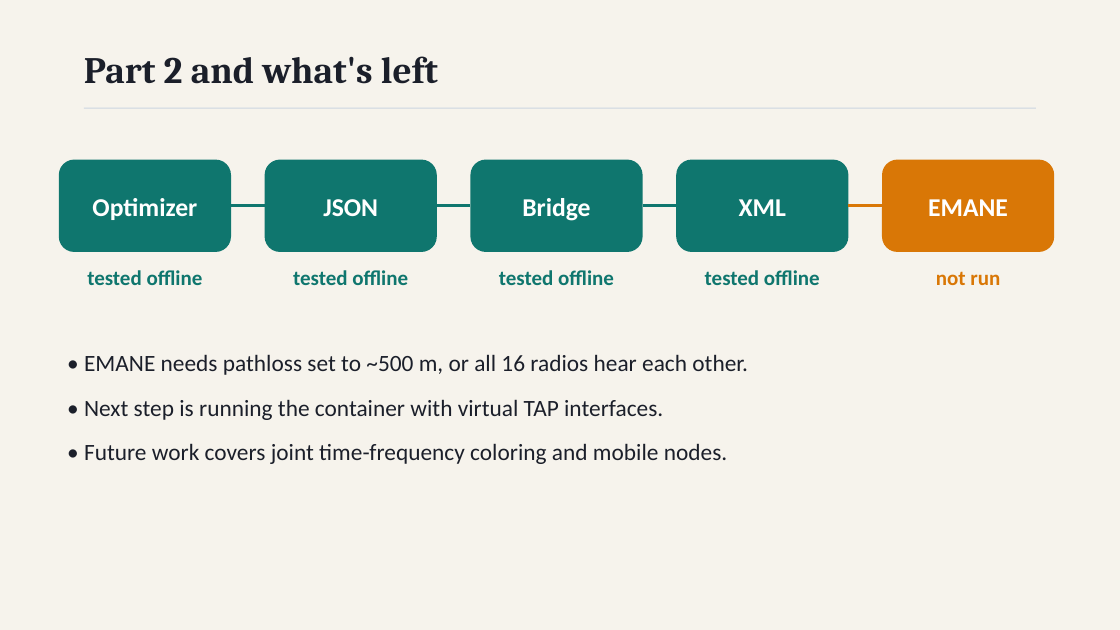
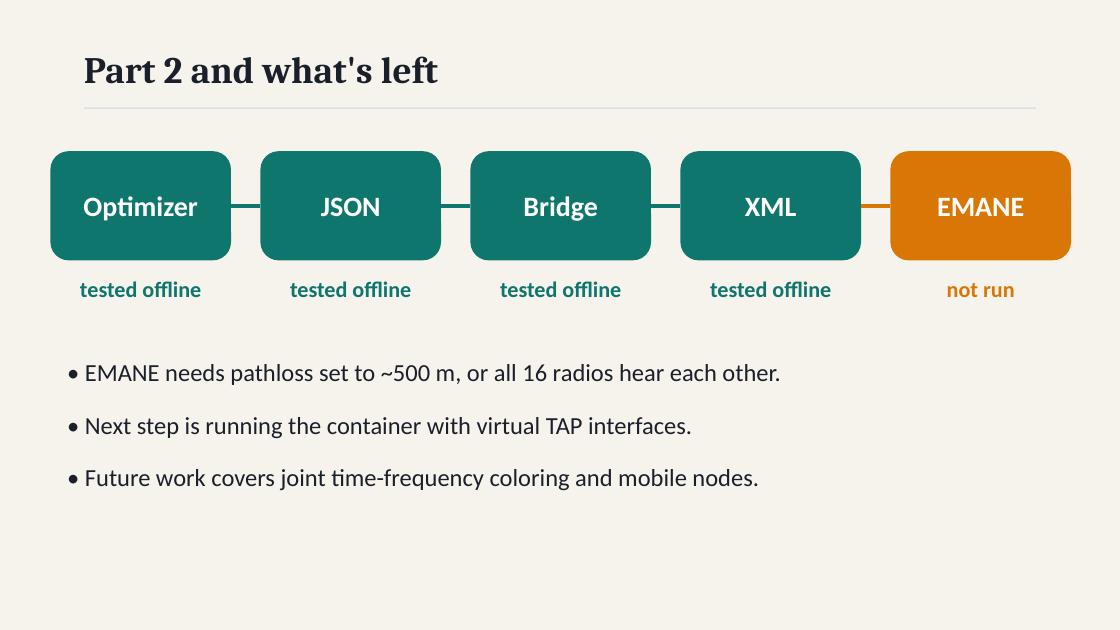
Before and after one commit to athishio/tdma-schedule-optimizer, a slide deck: slide 8 of docs/presentation.pptx. Drawn at 1120x630 pixels with LibreOffice and Linux fonts; fonts in the diff are those of the drawing. Boxes give left, top, right and bottom in pixels: in the first picture for what was removed or moved away, otherwise in the second. Text is boxed around its words. In the diff, an @@ line names an element or a change of style, - is before the commit and + after.

Commit message:
Apply final fixes to PDF design, presentation deck styling, and EMANE descriptions

```diff
--- a/docs/presentation.pptx
+++ b/docs/presentation.pptx
@@ rounded rectangle "Optimizer": place and size @@
-rounded rectangle "Optimizer" at (59,160,231,252)
+rounded rectangle "Optimizer" at (50,151,231,260)
@@ rounded rectangle "JSON": place and size @@
-rounded rectangle "JSON" at (265,160,437,252)
+rounded rectangle "JSON" at (260,151,441,260)
@@ rounded rectangle "Bridge": place and size @@
-rounded rectangle "Bridge" at (471,160,643,252)
+rounded rectangle "Bridge" at (471,151,651,260)
@@ rounded rectangle "XML": place and size @@
-rounded rectangle "XML" at (676,160,849,252)
+rounded rectangle "XML" at (681,151,861,260)
@@ size 22 to 24 pt in 5 elements at (260,151,441,260), (50,151,231,260), (471,151,651,260), (681,151,861,260), (891,151,1071,260) @@
@@ rounded rectangle "EMANE": place and size @@
-rounded rectangle "EMANE" at (882,160,1054,252)
+rounded rectangle "EMANE" at (891,151,1071,260)
@@ line moved from (231, 206) - (265, 206) to (231, 206) - (260, 206) @@
@@ line (231, 206) - (260, 206): stroke #0F766E 2.5 pt to #0F766E 3 pt @@
@@ line moved from (437, 206) - (471, 206) to (441, 206) - (471, 206) @@
@@ line (441, 206) - (471, 206): stroke #0F766E 2.5 pt to #0F766E 3 pt @@
@@ line moved from (643, 206) - (676, 206) to (651, 206) - (681, 206) @@
@@ line (651, 206) - (681, 206): stroke #0F766E 2.5 pt to #0F766E 3 pt @@
@@ line moved from (849, 206) - (882, 206) to (861, 206) - (891, 206) @@
@@ line (861, 206) - (891, 206): stroke #D97706 2.5 pt to #D97706 3 pt @@
@@ text "tested offline": place and size @@
-text "tested offline" at (87,270,203,285)
+text "tested offline" at (80,281,201,297)
@@ text "tested offline": place and size @@
-text "tested offline" at (293,270,408,285)
+text "tested offline" at (290,281,411,297)
@@ text "tested offline": place and size @@
-text "tested offline" at (499,270,614,285)
+text "tested offline" at (500,281,621,297)
@@ text "tested offline": place and size @@
-text "tested offline" at (705,270,820,285)
+text "tested offline" at (710,281,831,297)
@@ size 18 to 19 pt in 5 elements at (290,281,411,297), (80,281,201,297), (500,281,621,297), (710,281,831,297), (947,283,1015,297) @@
@@ text "not run": place and size @@
-text "not run" at (936,271,1000,285)
+text "not run" at (947,283,1015,297)
@@ text "• EMANE needs pathloss set ...": place and size @@
-text "• EMANE needs pathloss set ..." at (84,354,748,464)
+text "• EMANE needs pathloss set ..." at (85,364,780,491)
@@ text "• EMANE needs pathloss set ..." at (85,364,780,491): size 20 to 21 pt; more space between paragraphs @@
```
Also in this commit, not shown: 3 other slides changed, 4 other files.
